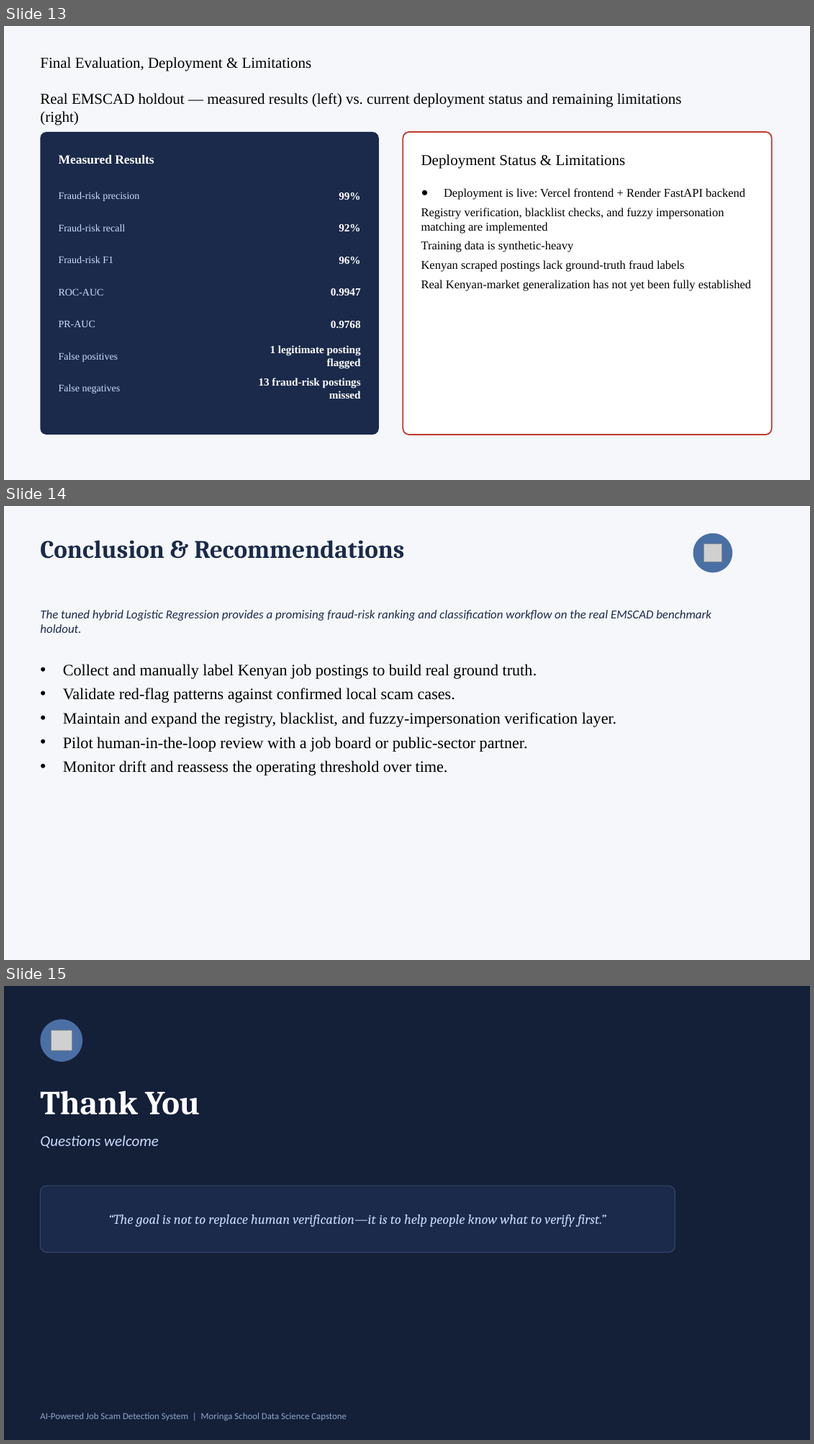
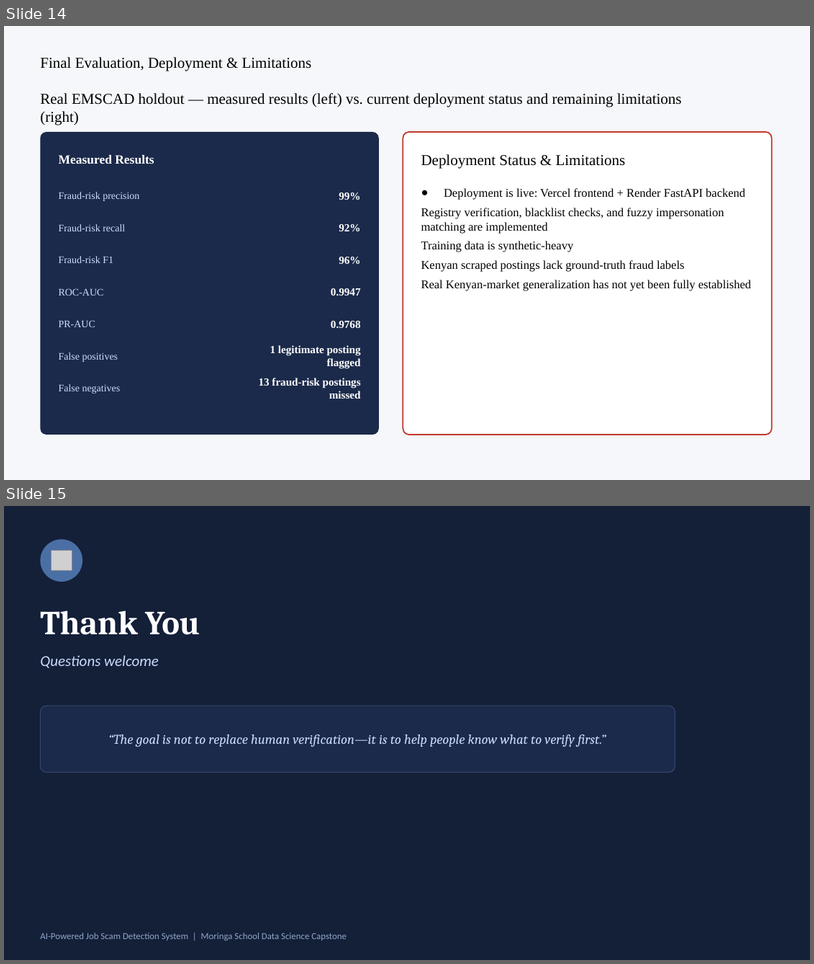
Before and after one commit to group2DS/job-scam-detection, a slide deck: docs/Job-Scam-Detection-presentation.pptx. Shown one above the other, each under a label of ours: slides 13, 14 and 15 before the commit, slides 14 and 15 after it. The pictures are 814x1444 and 814x964 pixels, drawn with LibreOffice and Linux fonts; fonts in the diff are those of the drawing; grey boxes stand for pictures. Boxes give left, top, right and bottom in pixels: in the first picture for what was removed or moved away, otherwise in the second. Text is boxed around its words. In the diff, an @@ line names an element or a change of style, - is before the commit and + after.

```diff
--- a/docs/Job-Scam-Detection-presentation.pptx
+++ b/docs/Job-Scam-Detection-presentation.pptx
@@ slide 14 removed at (4,506,810,960), background #F5F7FA @@
@@ text removed at (40,540,404,559) @@
-Conclusion & Recommendations
@@ ellipse removed at (694,533,733,572) @@
@@ picture removed at (705,544,722,561) @@
@@ text removed at (40,610,712,633) @@
-The tuned hybrid Logistic Regression provides a promising fraud-risk ranking and classification workflow on the real EMSCAD benchmark holdout.
@@ text removed at (63,664,617,775) @@
-• Collect and manually label Kenyan job postings to build real ground truth.
-• Validate red-flag patterns against confirmed local scam cases.
-• Maintain and expand the registry, blacklist, and fuzzy-impersonation verification layer.
-• Pilot human-in-the-loop review with a job board or public-sector partner.
-• Monitor drift and reassess the operating threshold over time.
@@ what was slide 13 is now slide 14 @@
```
Also in this commit, not shown: 3 slides changed, 2 slides added, 1 other slide removed.
